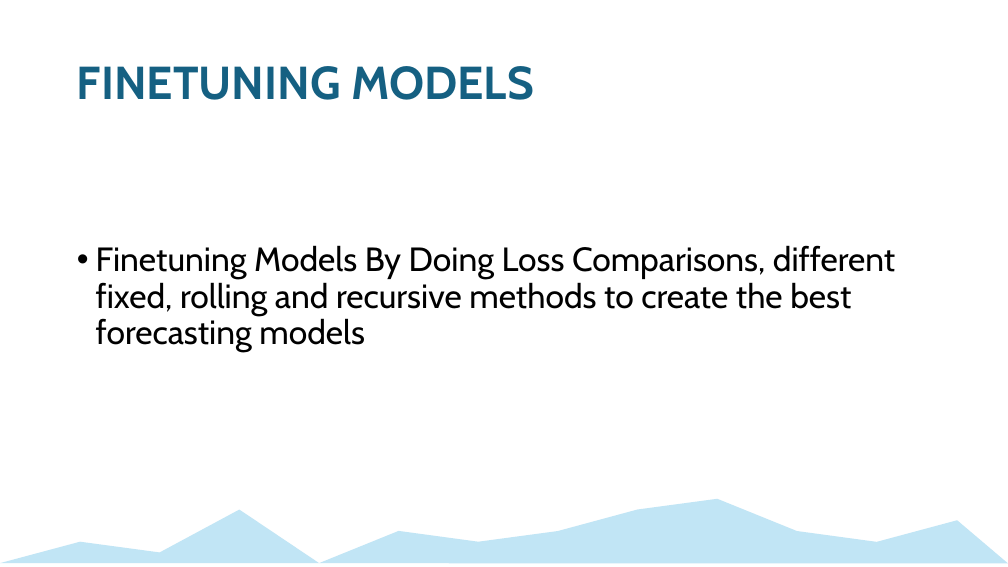
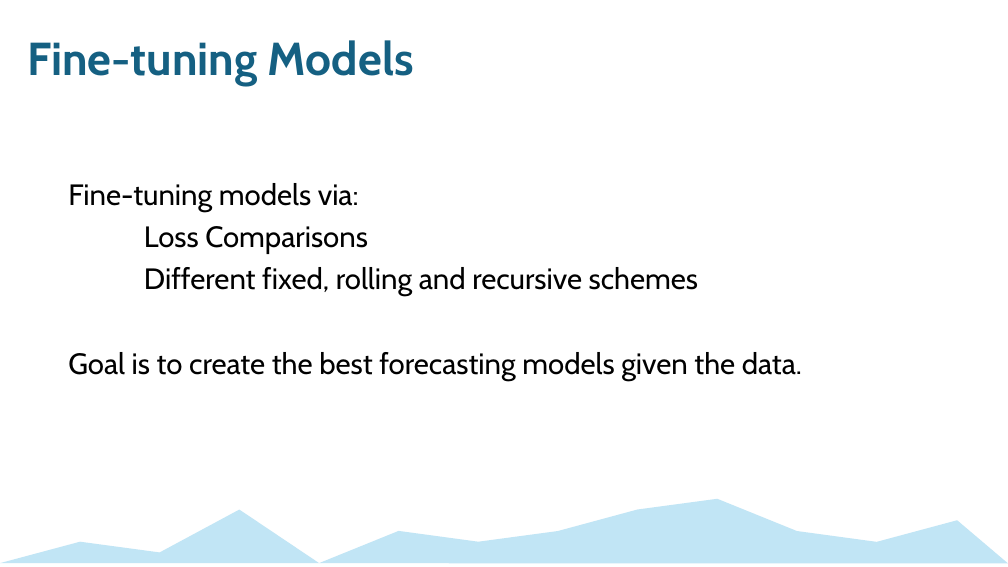
Before and after one commit to mckenzie-maidl/data5305-traffic-predictions, a slide deck: slide 13 of Presentations/Forecasting_ECON 5305_Final Presentation.pptx (slide 15 before the commit). Drawn at 1008x567 pixels with LibreOffice and Linux fonts; fonts in the diff are those of the drawing. Boxes give left, top, right and bottom in pixels: in the first picture for what was removed or moved away, otherwise in the second. Text is boxed around its words. In the diff, an @@ line names an element or a change of style, - is before the commit and + after.

```diff
--- a/Presentations/Forecasting_ECON 5305_Final Presentation.pptx
+++ b/Presentations/Forecasting_ECON 5305_Final Presentation.pptx
@@ text added at [27,40,414,86], 44 pt, text #156082, bold @@
+Fine-tuning Models
@@ title removed at [77,66,534,100] @@
-FINETUNING MODELS
@@ text at [68,183,802,381]: text changed; size 32 to 28 pt @@
-• Finetuning Models By Doing Loss Comparisons, different fixed, rolling and recursive methods to create the best forecasting models
+Fine-tuning models via:
+Loss Comparisons
+Different fixed, rolling and recursive schemes
+Goal is to create the best forecasting models given the data.
```
Also in this commit, not shown: 12 other slides changed, 1 slide added, 3 slides removed, 1 other file.
